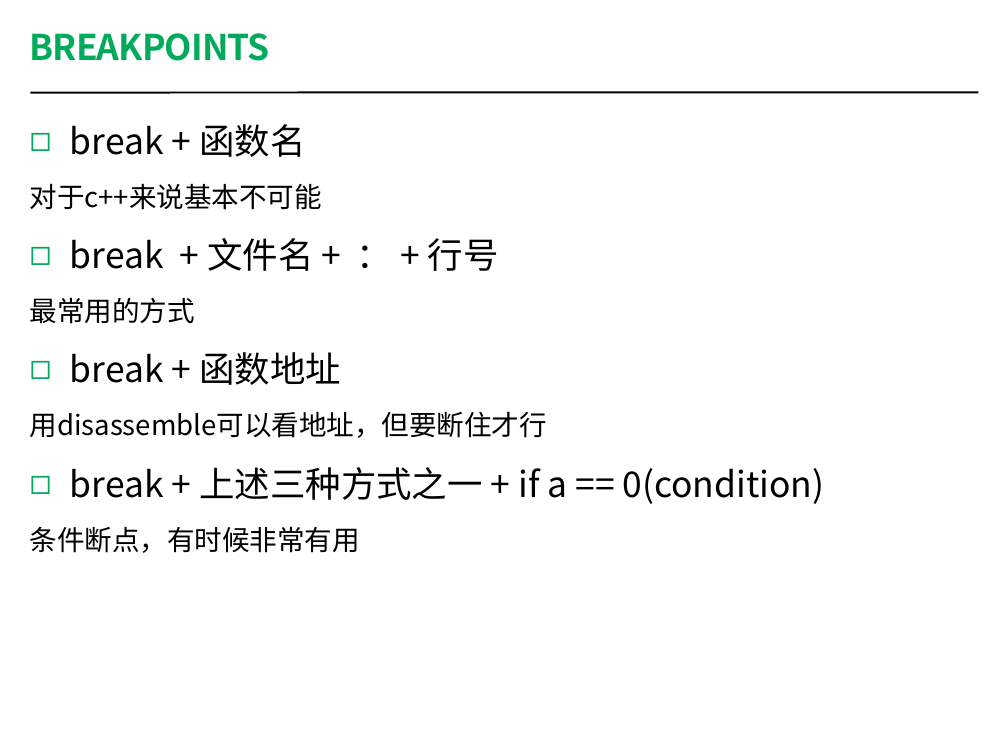
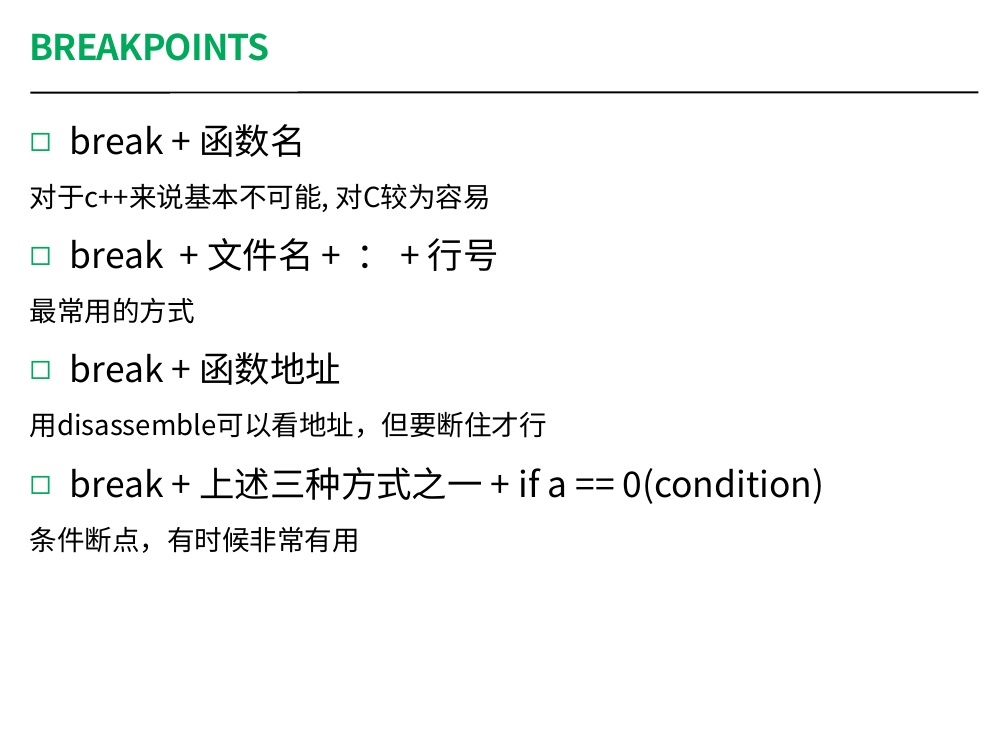
Before and after one commit to coney/c-training, a slide deck: slide 12 of Debug/Debug-SH/session1/Debugging Workshop 1.pptx (slide 13 before the commit). Drawn at 1008x756 pixels with LibreOffice and Linux fonts; fonts in the diff are those of the drawing. Boxes give left, top, right and bottom in pixels: in the first picture for what was removed or moved away, otherwise in the second. Text is boxed around its words. In the diff, an @@ line names an element or a change of style, - is before the commit and + after.

```diff
--- a/Debug/Debug-SH/session1/Debugging Workshop 1.pptx
+++ b/Debug/Debug-SH/session1/Debugging Workshop 1.pptx
@@ text at (x1=30, y1=183, x2=491, y2=212): text changed @@
-对于c++来说基本不可能
+对于c++来说基本不可能, 对C较为容易
```
Also in this commit, not shown: 4 other slides changed, 1 slide removed, 29 other files.
